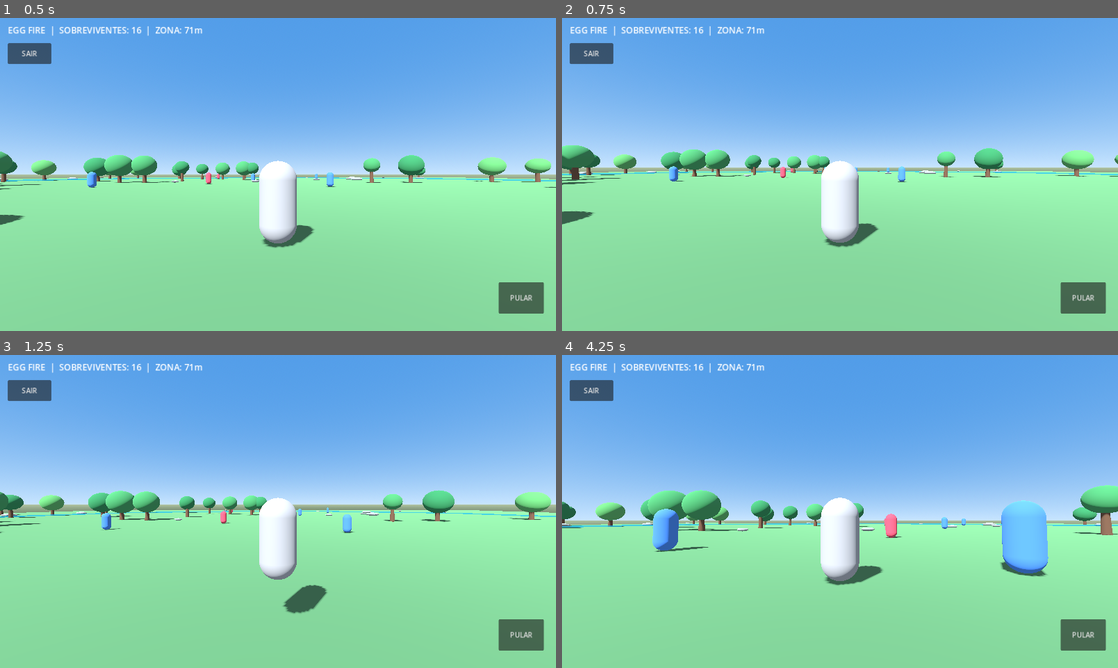
Above: before the commit, frames 1-4 (two rows, left to right).
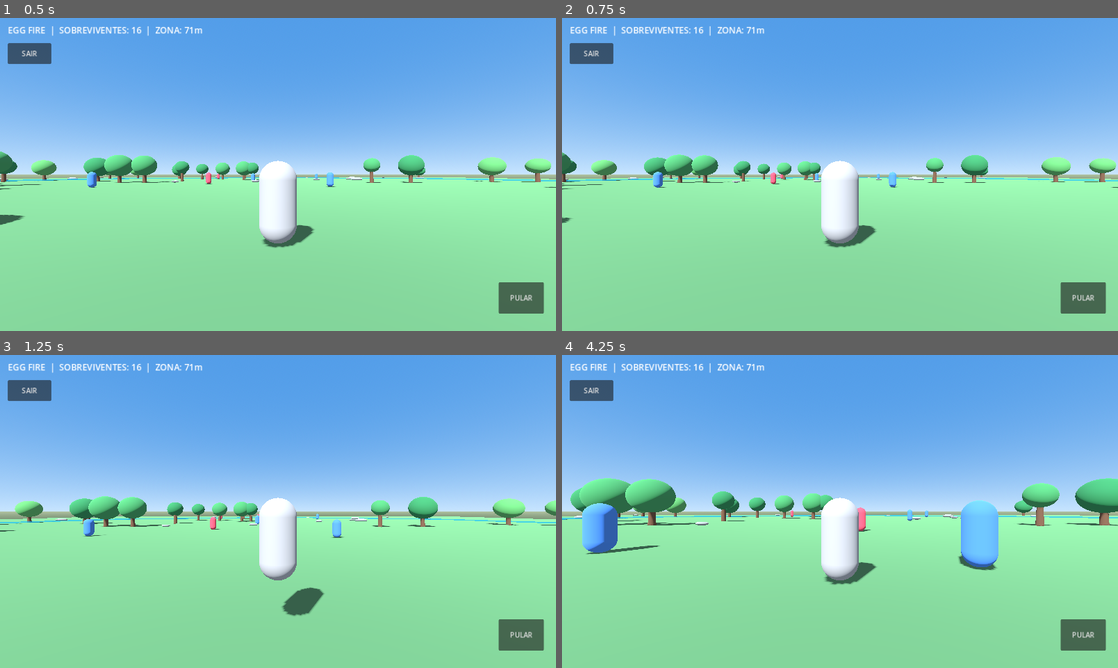
Above: after the commit, the same moments.

Repository: 2yk6ikmymthiymkhu/EGG-FIRE-
Game: Godot game, scene res://scenes/arena.tscn
Same seed, same stepped clock (60 frames per second), same inputs: the game is played once before the commit and once after it. This scene is started directly instead of the project's main scene.
Inputs (mouse positions are in pixels of both pictures, inside the frame that each line leads up to):
- Up to frame 1 (0.5 s): no input
- Up to frame 2 (0.75 s): tap Enter at 0.5 s; move the mouse to (834, 180) at 0.52 s; hold W (move_forward) from 0.53 s (still down)
- Up to frame 3 (1.25 s): keep holding W (move_forward); tap Space (jump) at 0.77 s
- Up to frame 4 (4.25 s): move the mouse to (878, 514) at 1.27 s; tap Space (jump) at 1.52, 3.02, 3.77 s; move the mouse to (795, 508) at 2.02 s; move the mouse to (845, 511) at 2.77 s; release W (move_forward) at 2.78 s; hold A (move_left) 2.78-3.53 s; move the mouse to (817, 505) at 3.52 s; hold W (move_forward) from 3.53 s (still down)

Frame 1 is identical in both runs. In frame 2, 6.6% of the frame differs, in the area x 0-100%, y 40-74%; in frame 3, 6.7%; in frame 4, 12%, in the area x 0-100%, y 39-74%.

Commit message:
Ajustar jogador 3D e câmera para Android

Diff:
--- a/godot/scripts/player.gd
+++ b/godot/scripts/player.gd
@@ -13,7 +13,7 @@
 var look_touch_id: int = -1
 
 func _ready() -> void:
-    Input.mouse_mode = Input.MOUSE_MODE_CAPTURED
+    Input.mouse_mode = Input.MOUSE_MODE_VISIBLE
 
 func _unhandled_input(event: InputEvent) -> void:
     if event is InputEventMouseMotion and Input.mouse_mode == Input.MOUSE_MODE_CAPTURED:
